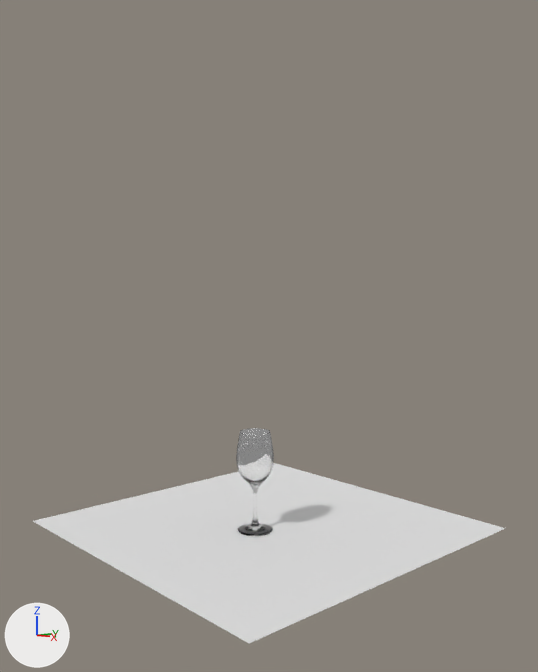
Two versions of the Blender file Wine_Glass_00.blend, one commit apart.
Camera for both pictures: a 50 mm camera at (9.86, -8.69, 2.81) aimed at (0.03, 0.31, 1.58). The lights are fixed; the arrows at lower left show +X, +Y and +Z.

Objects in the first picture: 'Plane', 'Wine Glass'.
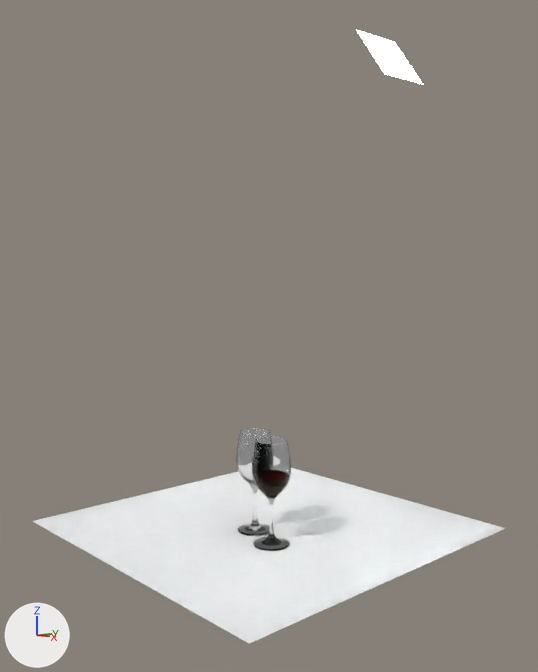
What differs and where, as boxes (x1, y1, x2, y2) in the pictures (538 x 672 px):
'Wine Glass.001', added
    after: (252, 437, 291, 551)
'Plane.001', shown
    after: (356, 30, 423, 84)

What changed in the scene script:
```text
Add mat_glass_fake:
    mat_glass_fake = bpy.data.materials.new('glass_fake')
    # nodes: BsdfAnisotropic, BsdfRefraction, LayerWeight, MixShader, OutputMaterial, ValToRGB
    # colours: white #ffffff, black #000000, dark grey #515151
Add me_circle_001:
    me_circle_001.from_pydata(...)  # 497 vertices, 496 faces; spans x -1.94..1.94, y -1.94..1.94, z 0.0..10.08
    me_circle_001.polygons.foreach_set('use_smooth', [True] * 496)
    me_circle_001.materials.append(mat_glass_fake)
Change ob_plane_001:
    remove ob_plane_001.hide_viewport = True
Add ob_wine_glass_001:
    ob_wine_glass_001 = bpy.data.objects.new('Wine Glass.001', me_circle_001)
    ob_wine_glass_001.location = (0.71, -0.26, -1.93)
    ob_wine_glass_001.scale = (0.18, 0.18, 0.18)
    _m = ob_wine_glass_001.modifiers.new('Subsurf', 'SUBSURF')
```
